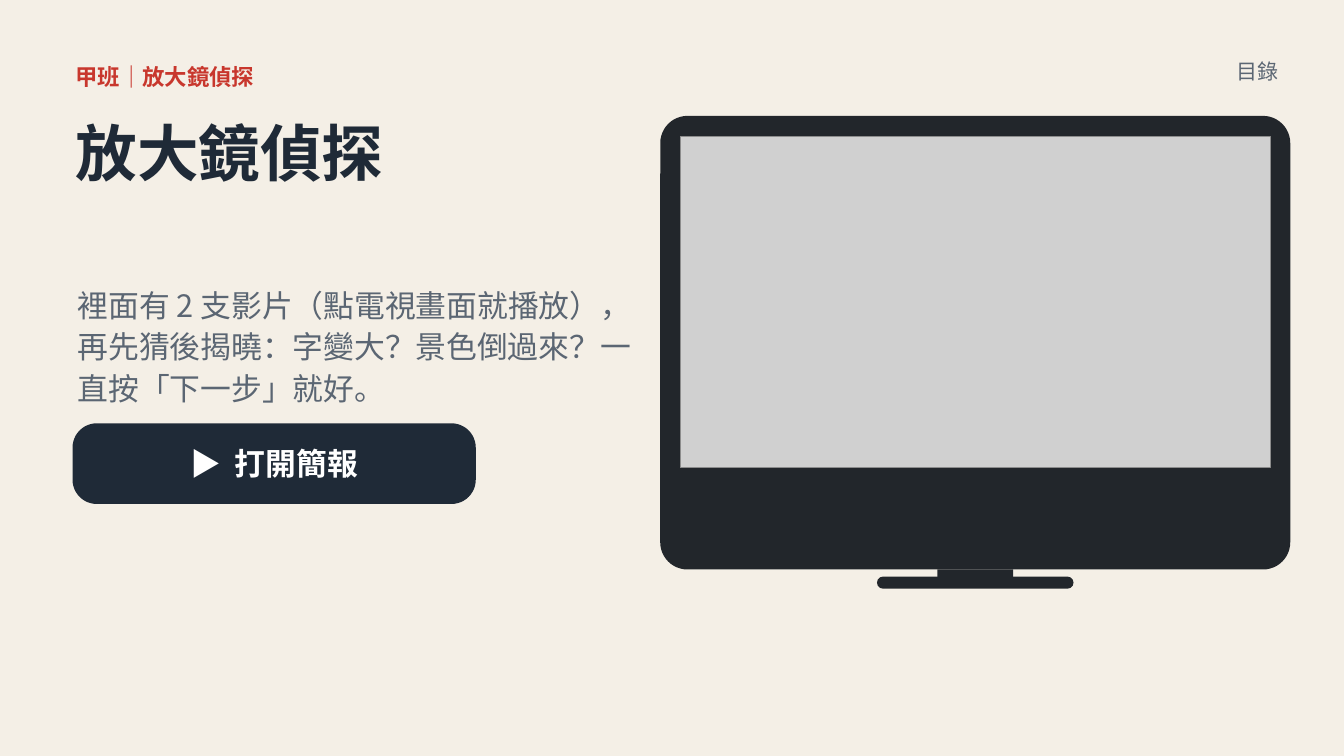
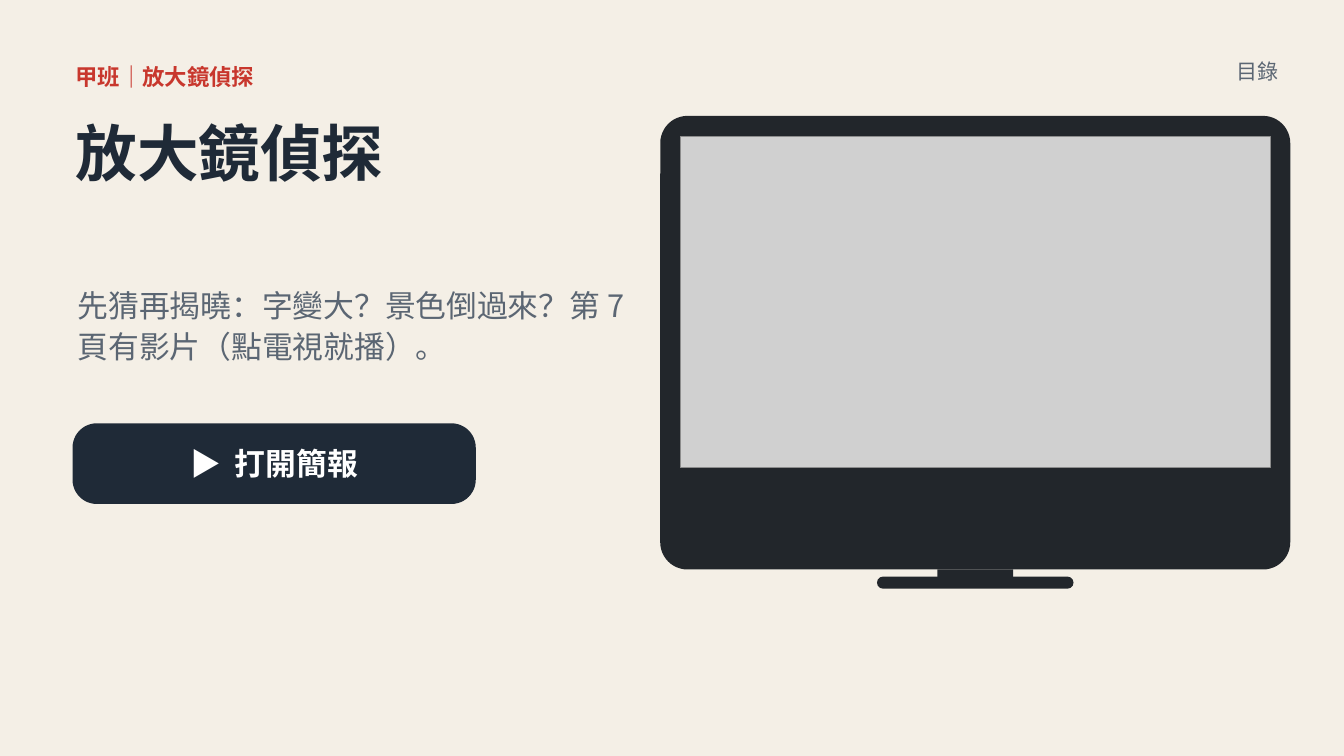
Before and after one commit to classtools1020/sports-results, a slide deck: slide 6 of f8f9fc3bd1/slides.pptx (slide 5 before the commit). Drawn at 1344x756 pixels with LibreOffice and Linux fonts; fonts in the diff are those of the drawing; grey boxes stand for pictures. Boxes give left, top, right and bottom in pixels: in the first picture for what was removed or moved away, otherwise in the second. Text is boxed around its words. In the diff, an @@ line names an element or a change of style, - is before the commit and + after.

```diff
--- a/f8f9fc3bd1/slides.pptx
+++ b/f8f9fc3bd1/slides.pptx
@@ text at [78, 291, 624, 361]: text changed @@
-裡面有 2 支影片（點電視畫面就播放），再先猜後揭曉：字變大？景色倒過來？一直按「下一步」就好。
+先猜再揭曉：字變大？景色倒過來？第 7 頁有影片（點電視就播）。
```
Also in this commit, not shown: 2 other slides changed, 1 slide added, 3 other files.
